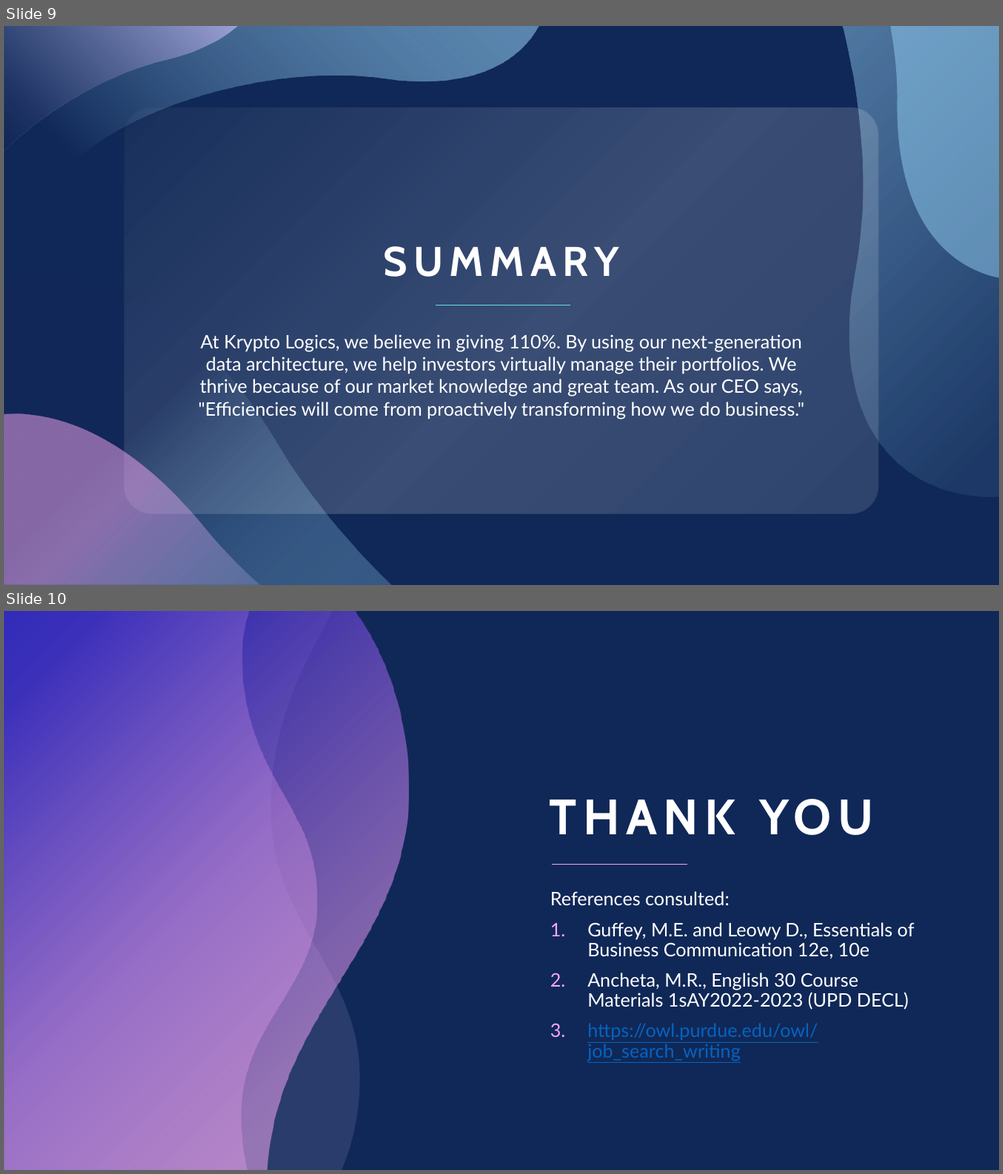
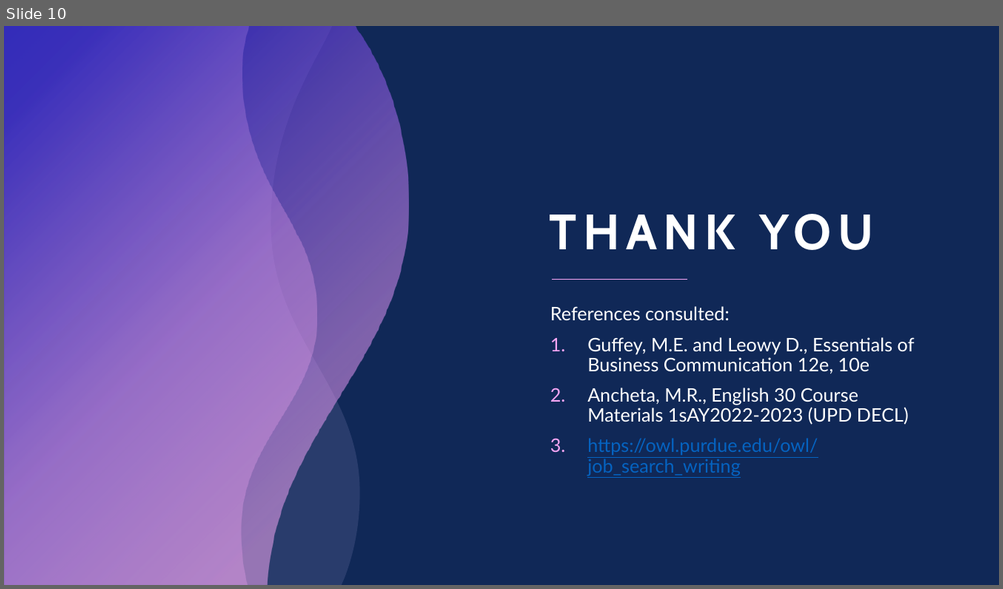
Before and after one commit to InterstellarMist/VIP-Workshop-2024, a slide deck: Resume and Cover Letter/Resume and Cover Letter workshop.pptx. Shown one above the other, each under a label of ours: slides 9 and 10 before the commit, slide 10 after it. The pictures are 1003x1174 and 1003x589 pixels, drawn with LibreOffice and Linux fonts; fonts in the diff are those of the drawing. Boxes give left, top, right and bottom in pixels: in the first picture for what was removed or moved away, otherwise in the second. Text is boxed around its words. In the diff, an @@ line names an element or a change of style, - is before the commit and + after.

```diff
--- a/Resume and Cover Letter/Resume and Cover Letter workshop.pptx
+++ b/Resume and Cover Letter/Resume and Cover Letter workshop.pptx
@@ slide 9 removed at box(4, 26, 999, 585), background #102857 @@
@@ freeform shape removed at box(4, 26, 539, 280) @@
@@ freeform shape removed at box(4, 26, 238, 150) @@
@@ freeform shape removed at box(842, 26, 999, 497) @@
@@ freeform shape removed at box(891, 26, 999, 278) @@
@@ rounded rectangle removed at box(124, 108, 879, 514) @@
@@ title removed at box(384, 247, 619, 277) @@
-SUMMARY
@@ freeform shape removed at box(4, 278, 391, 585) @@
@@ line removed from (570, 306) to (435, 306) @@
@@ subtitle removed at box(198, 335, 804, 419) @@
-At Krypto Logics, we believe in giving 110%. By using our next-generation data architecture, we help investors virtually manage their portfolios. We thrive because of our market knowledge and great team. As our CEO says, "Efficiencies will come from proactively transforming how we do business."
@@ freeform shape removed at box(4, 414, 259, 585) @@
```
Also in this commit, not shown: 3 slides changed, 1 slide added, 1 other file.
